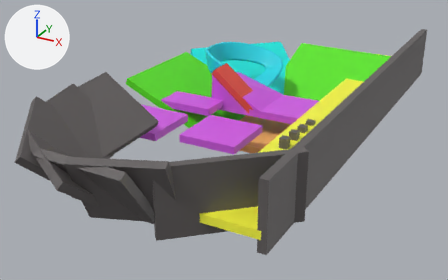
The Blender file assets/level0.blend: old version first, new version second.
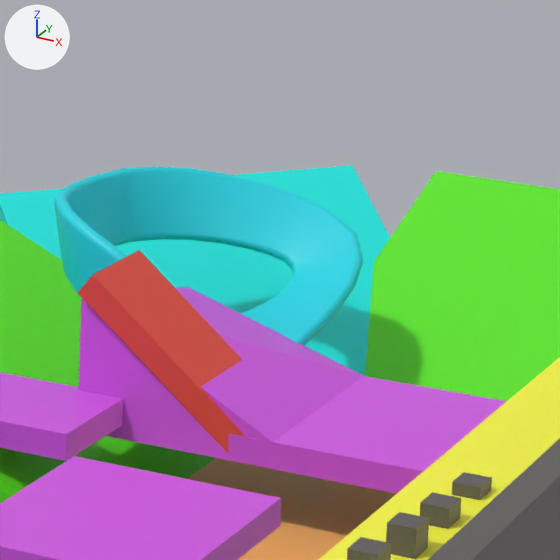
Old and new are each drawn whole from a 50 mm lens placed at (64.4, -151.8, 62.9), pointed at (-13.2, -10.8, -7.6) and again close up on the part from 43% to 74% of the width and 0% to 50% of the height. The axes (+X, +Y, +Z) are drawn at upper left. The lights are the same throughout.
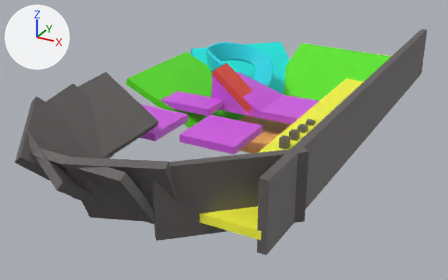
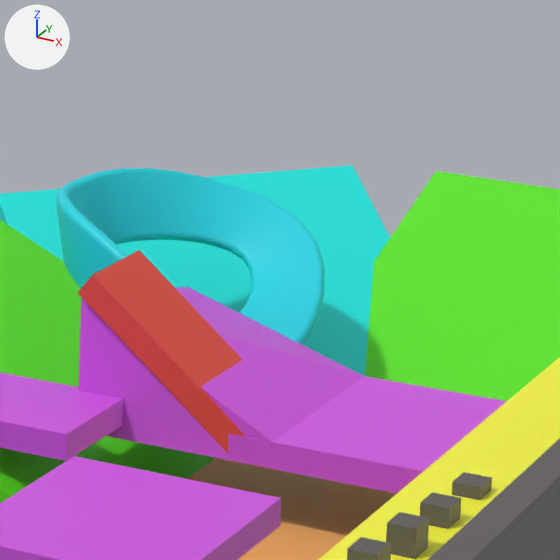
Changed parts and their boxes [x1, y1, x2, y2] in the close-ups (560 x 560 px):
'BézierCurve.001', reshaped (13% narrower)
    before: [54, 166, 363, 345]
    after: [56, 168, 325, 345]

Edits to the bpy script that builds the scene:
```text
Change cu_béziercurve:
    where _sp = cu_béziercurve.splines.new('BEZIER'); _sp.bezier_points.add(3)
    remove _sp.bezier_points.foreach_set('co', [15.97, 0.305, 2.854, 13.65, 13.01, 7.141, 0.668, 2.192, 9.981, 10.57, -8.548, 6.33])
    remove _sp.bezier_points.foreach_set('handle_left', [15.93, -0.401, 2.87, 19.19, 12.36, 5.291, 2.087, 9.279, 10.19, 2.997, -9.377, 11.7])
    remove _sp.bezier_points.foreach_set('handle_right', [16.13, 3.773, 2.772, 9.28, 13.53, 8.6, -0.493, -3.61, 9.808, 13.23, -8.255, 4.439])
    add _sp.bezier_points.foreach_set('co', [15.97, 0.305, 2.854, 8.934, 11.98, 7.684, 0.182, 1.368, 9.981, 10.57, -8.548, 6.33])
    add _sp.bezier_points.foreach_set('handle_left', [15.93, -0.401, 2.87, 14.5, 12.66, 5.92, 1.651, 5.082, 10.57, 2.9, -7.849, 11.7])
    add _sp.bezier_points.foreach_set('handle_right', [16.13, 3.773, 2.772, 4.329, 11.42, 9.143, -1.191, -2.104, 9.428, 13.25, -8.791, 4.453])
```
